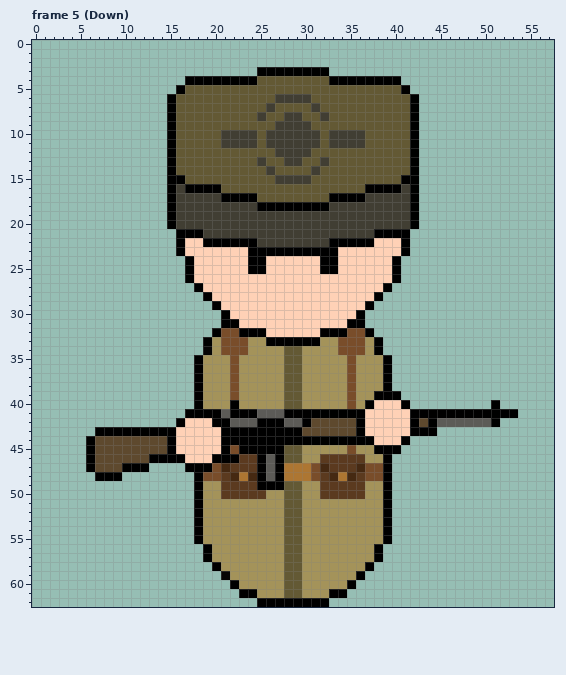
A pixel-art file gets an edit: Assets/Sprites/Units/Sera_Infantry.ase. That is the earlier state.
58x63 pixels, 28 frames. Colours within 5 levels of each other are drawn and written as one. Shown: frame 5 (Down). The commit also changed other frames, which this record leaves out.
After the commit:
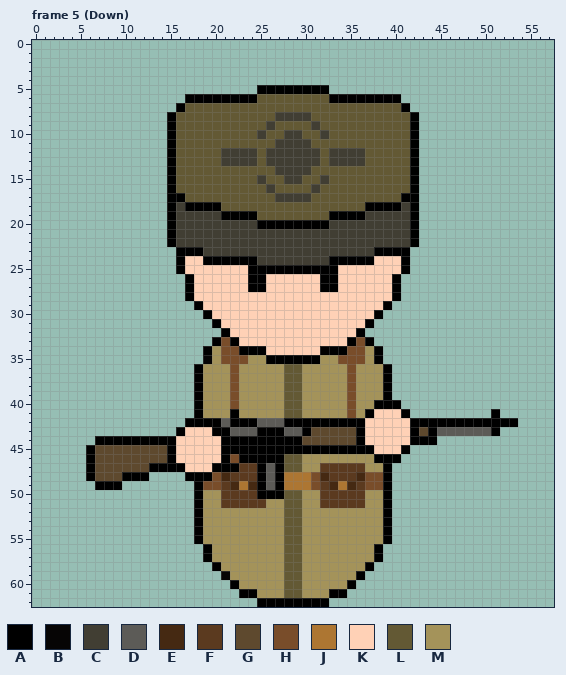
Palette (. is transparent): A #000000  B #060505  C #413e33  D #5c5b57  E #452912  F #5b3a1f  G #5e492e  H #794d2a  J #ad7632  K #ffd1b6  L #635934  M #a4935a
Edits made:
Changed rows in their new state; - is an unchanged pixel.
Frame 5 (Down):
first column x 15:
 3 ----------........----------
 4 --........................--
 5 -.........AAAAAAAA.........-
 6 ..AAAAAAAA--LLLL--AAAAAAAA..
 7 .A---------L----L---------A.
 8 ----------L-C--C-L----------
 9 -----------CLLLLC-----------
10 ------LLLLCLL--LLCLLLL------
11 ------LLLL-L----L-LLLL------
12 ------CCCC-C----C-CCCC------
13 ------CCCCLCC--CCLCCCC------
14 -----------LCCCCL-----------
15 -L--------C-L--L-C--------L-
16 -LLLLL-----C----C-----LLLLL-
17 -ALLLLLLLL--CCCC--LLLLLLLLA-
18 --AAAALLLLLLLLLLLLLLLLAAAA--
19 ------AAAALLLLLLLLAAAA------
20 ----------AAAAAAAA----------
21 ACCC-------------------CCCCA
22 ACCCCCCCCC--------CCCCCCCCCA
23 --AACCCCCCCCCCCCCCCCCCCAAA--
24 -AK-AAAAA-CCCCCCCC-AAAA--KA-
25 -AK--------AAAAAA--------KA-
26 ---------AA------AA---------
27 --AK-----AA------AA-----KA--
28 --AKK------------------KKA--
29 ---AKK----------------KKA---
30 ----AKK--------------KKA----
31 -----AKK------------KKA-----
32 -----.AKKKK------KKKKA.-----
33 ----.A-AKKKKKKKKKKKKA-A.----
34 ----A---AAAKKKKKKAAA--------
35 ---.B-H-H--AAAAAA--H-H-A.---
first column x 6:
39 --------------------------------M-.-------------
40 ----------------H--------------MAAA.---------.--
41 -----------.-MMM-MMMMMLLMMMMMHMA---A.........-..
42 ----------.AAA-DAAADDDAA-AAAAA-------A-AAAAAA-AA
43 -.........A---A-DDD---DDA------------G-DDDDDDA--
44 .AAAAAAAA---------------GGGGGG-K---KAAA---------
45 ----------------A-----AAAAAAAAAAKKKA------------
46 -------GG-K---K-HAA-A-----MMMMM-A-A-------------
47 ----GGGAAAAKKKAAA-----LLMMF---FMM---------------
48 AGGGAAA----A-A-EFFF-------EFFFE-----------------
49 -AAA---------HH-EJE-D-JJJH-EJE-HH---------------
50 -------------------AAA--------------------------
51 ---------------FFFFF------FFFFF-----------------
